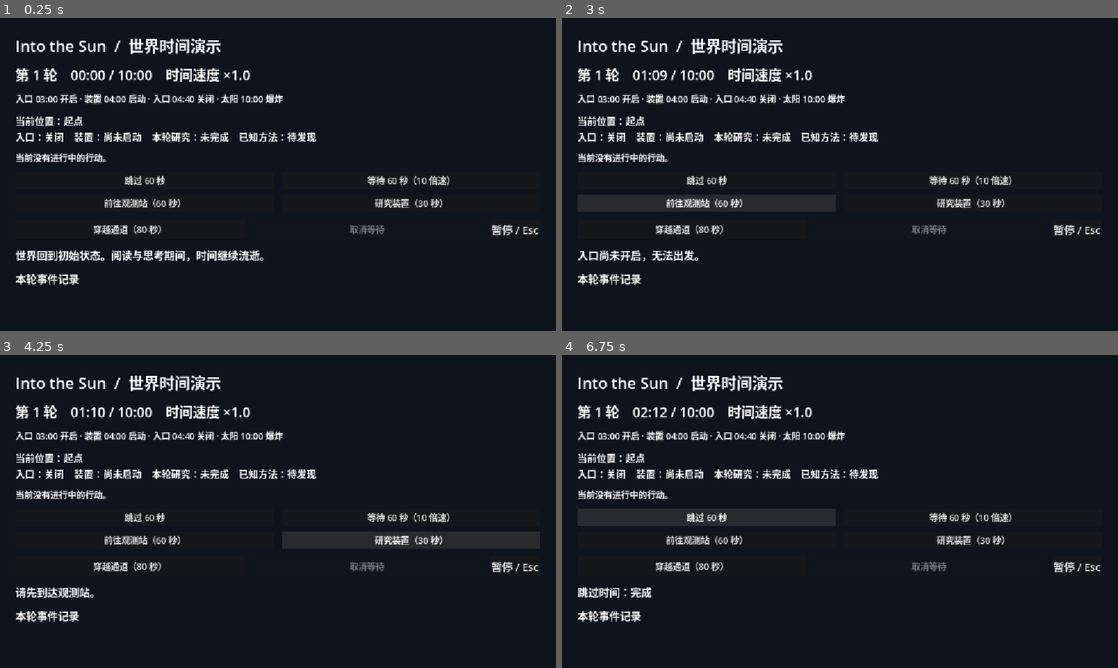
Above: before the commit, frames 1-4 (two rows, left to right).
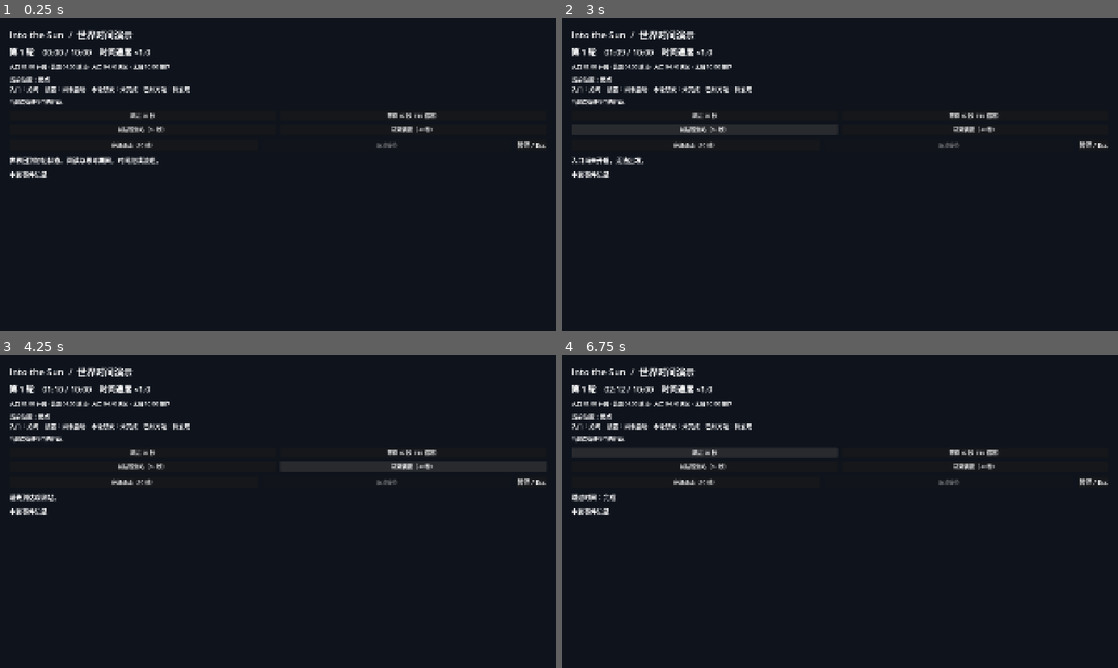
Above: after the commit, the same moments.

Repository: widemind/godot_aiworld
Game: Godot game, scene res://scenes/time_system_demo.tscn
Same seed, same stepped clock (60 frames per second), same inputs: the game is played once before the commit and once after it.
Inputs:
- Up to frame 1 (0.25 s): no input
- Up to frame 2 (3 s): click "跳过 60 秒" at 0.5 s; click "等待 60 秒（10 倍速）" at 1.25 s; click "取消等待" at 2 s; click "前往观测站（60 秒）" at 2.75 s
- Up to frame 3 (4.25 s): click "研究装置（30 秒）" at 3.5 s
- Up to frame 4 (6.75 s): click "穿越通道（80 秒）" at 4.25 s; click "暂停 / Esc" at 5 s; click "继续 / Esc" at 5.75 s; click "跳过 60 秒" at 6.5 s

The runs differ from the first frame. In frame 1, 9.5% of the frame differs, in the area x 1-99%, y 3-86%; in frame 2, 12%; in frame 3, 12%; in frame 4, 12%.

Commit message:
文本系统初版

Diff:
--- a/project.godot
+++ b/project.godot
@@ -22,9 +22,12 @@
 WorldState="*uid://c0qb4hn133dyv"
 ActionController="*uid://2hjtmbmcjhae"
 PauseController="*uid://c6mlute8pgrcc"
+TextDatabase="*uid://x5gt6v5mx0sy"
 
 [display]
 
+window/size/viewport_width=1920
+window/size/viewport_height=1080
 window/stretch/mode="canvas_items"
 window/stretch/aspect="expand"
 
--- /dev/null
+++ b/resources/text/default_text_pieces.tres
@@ -0,0 +1,8 @@
+[gd_resource type="Resource" script_class="TextPieces" format=3 uid="uid://cscd6idxawfj"]
+
+[ext_resource type="Script" uid="uid://dhbu5e4ayb4kq" path="res://scripts/text/text_pieces.gd" id="1_cyggt"]
+
+[resource]
+script = ExtResource("1_cyggt")
+text = "什么都没发生。"
+metadata/_custom_type_script = "uid://dhbu5e4ayb4kq"
--- /dev/null
+++ b/resources/time/timeline.tres
@@ -0,0 +1,9 @@
+[gd_resource type="Resource" script_class="WorldTimeline" format=3 uid="uid://dekki8eulauhb"]
+
+[ext_resource type="Script" uid="uid://dcsolxjqw7368" path="res://scripts/time/world_time_event.gd" id="1_56b63"]
+[ext_resource type="Script" uid="uid://vgr0qdlp5k0l" path="res://scripts/time/world_timeline.gd" id="2_tyunv"]
+
+[resource]
+script = ExtResource("2_tyunv")
+loop_duration = 960.0
+metadata/_custom_type_script = "uid://vgr0qdlp5k0l"
--- /dev/null
+++ b/scripts/text/text_database.gd
@@ -0,0 +1,5 @@
+extends Node
+
+var default_text_pieces = preload("res://resources/text/default_text_pieces.tres")
+
+var text_collection_list:Array[TextPieces] = []
--- /dev/null
+++ b/scripts/text/text_pieces.gd
@@ -0,0 +1,17 @@
+class_name TextPieces
+extends Resource
+
+## 文本片段，用于存储文本、筛选条件与是否作为信息录入信息列表。
+
+## 要展示的文本。
+@export_multiline var text:String
+
+## 是否作为信息录入信息列表。
+@export var in_information_list:bool
+
+## 时间(秒)筛选条件，在该时间后通过。
+@export var time_requirements:float
+
+## 非时间筛选条件，满足所有要求才通过。无要求则保持通过。
+## 要求键为StringName, 值为时间轴上条件。
+@export var text_requirements:Dictionary
--- /dev/null
+++ b/scripts/text/text_selector.gd
@@ -0,0 +1,92 @@
+class_name TextSelector
+extends Resource
+
+## 文本选择器，用于管理一个节点的所有文本。
+## 暂定支持8种操作的对应文本。
+## 默认按优先级从高到低选择文本。
+## 可以覆写选择器以输出所需文本。
+
+## 8种操作的对应文本
+## 基本操作，四种
+@export_group("Basic Action")
+@export var text_when_observed:Array[TextPieces]
+@export var text_when_observed_long:Array[TextPieces]
+@export var text_when_detected:Array[TextPieces]
+@export var text_when_detected_long:Array[TextPieces]
+## 特殊操作，四种，包含操作名(StringName)与对应文本
+@export_group("Special Action")
+@export var action_1:StringName
+@export var text_when_action_1:Array[TextPieces]
+@export var action_2:StringName
+@export var text_when_action_2:Array[TextPieces]
+@export var action_3:StringName
+@export var text_when_action_3:Array[TextPieces]
+@export var action_4:StringName
+@export var text_when_action_4:Array[TextPieces]
+
+## 是否不使用普通选择器，改为true则不使用普通选择器。
+var discard_basic_text_selection:bool = false
+
+## 特殊选择器，实现自定义文本选择。
+@warning_ignore("unused_parameter")
+func special_text_selection(action:StringName) -> TextPieces:
+	return TextDatabase.default_text_pieces
+
+## 默认选择器，依据操作选择对应的列表，并按优先级选择文本。
+## 可以覆写特殊选择器以改变选择方式。
+## 如果需要建议覆写特殊选择器但使用普通选择器，提供null处理与信息列表推送
+func text_selection(action:StringName) -> TextPieces:
+	var text_pieces:TextPieces = null
+	text_pieces = special_text_selection(action)
+	if not discard_basic_text_selection:
+		match action:
+			"observe":
+				text_pieces = list_text_selection(text_when_observed)
+			"observe_long":
+				text_pieces = list_text_selection(text_when_observed_long)
+			"detect":
+				text_pieces = list_text_selection(text_when_detected)
+			"detect_long":
+				text_pieces = list_text_selection(text_when_detected_long)
+			action_1:
+				text_pieces = list_text_selection(text_when_action_1)
+			action_2:
+				text_pieces = list_text_selection(text_when_action_2)
+			action_3:
+				text_pieces = list_text_selection(text_when_action_3)
+			action_4:
+				text_pieces = list_text_selection(text_when_action_4)
+			_:
+				push_error("Nonexistent action was passed into TextSelector")
+	if text_pieces == null:
+		text_pieces = TextDatabase.default_text_pieces
+	elif text_pieces.in_information_list:
+		TextDatabase.text_collection_list.append(text_pieces.duplicate(true))
+	return text_pieces
+
+## 列表内文本筛选器，按优先级选择文本
+func list_text_selection(list:Array[TextPieces]) -> TextPieces:
+	var text_pieces:TextPieces = null
+	if len(list) == 0:
+		push_error("Empty TextPieces List")
+	else:
+		var selected_pieces:TextPieces = null
+		for pieces in list:
+			if pieces.time_requirements < WorldTime.elapsed_seconds:
+				continue
+			elif len(pieces.text_requirements.keys()) == 0:
+				selected_pieces = pieces
+				break
+			else:
+				var requirements_passed = true
+				for requirement in pieces.text_requirements.keys():
+					if pieces.text_requirements[requirement] != WorldState.get_flag(requirement):
+						requirements_passed = false
+						break
+				if requirements_passed:
+					selected_pieces = pieces
+		if selected_pieces:
+			text_pieces = selected_pieces
+		else:
+			text_pieces = list[len(list) - 1]
+	return text_pieces
Not shown, added: scripts/text/text_database.gd.uid
Not shown, added: scripts/text/text_pieces.gd.uid
Not shown, added: scripts/text/text_selector.gd.uid
